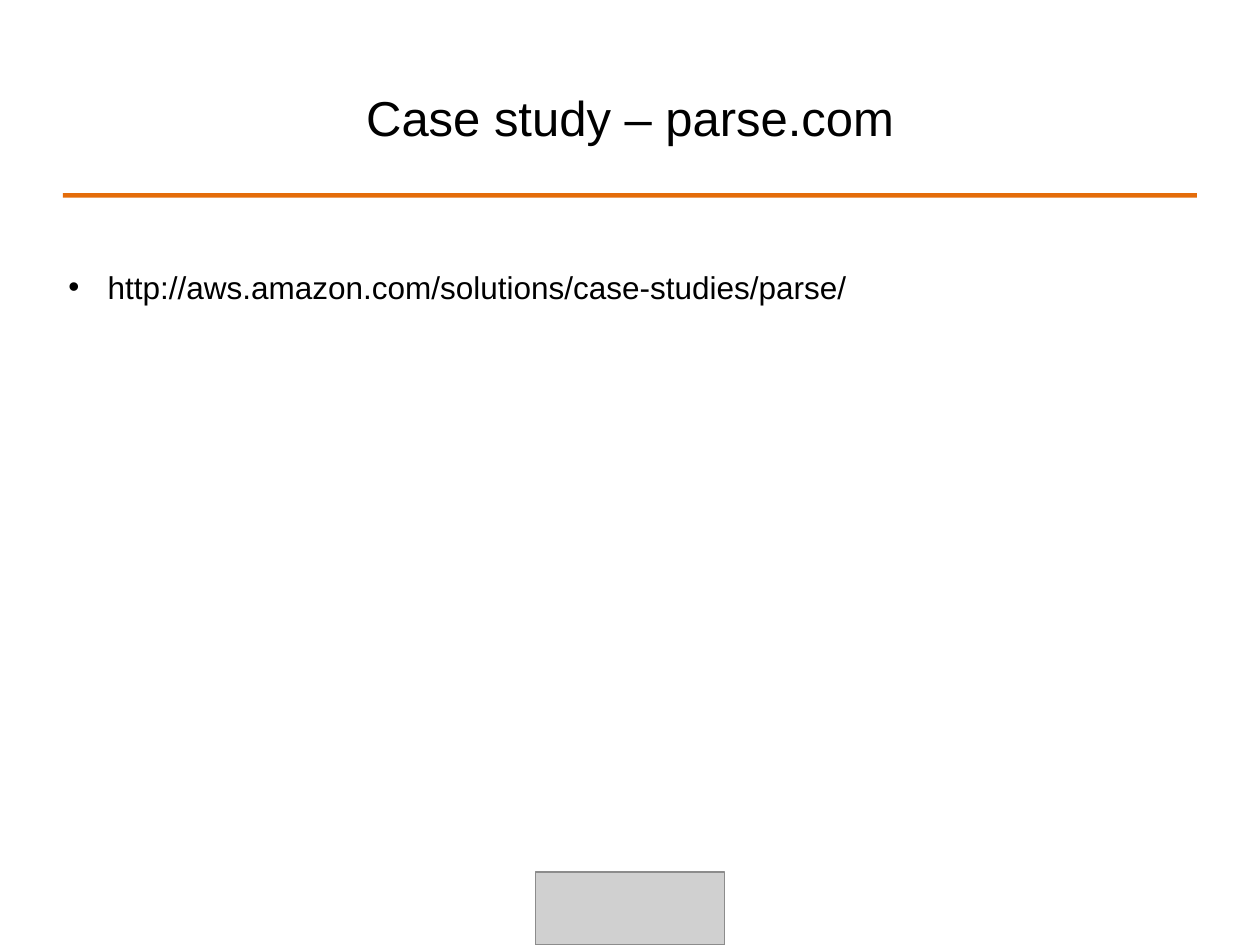
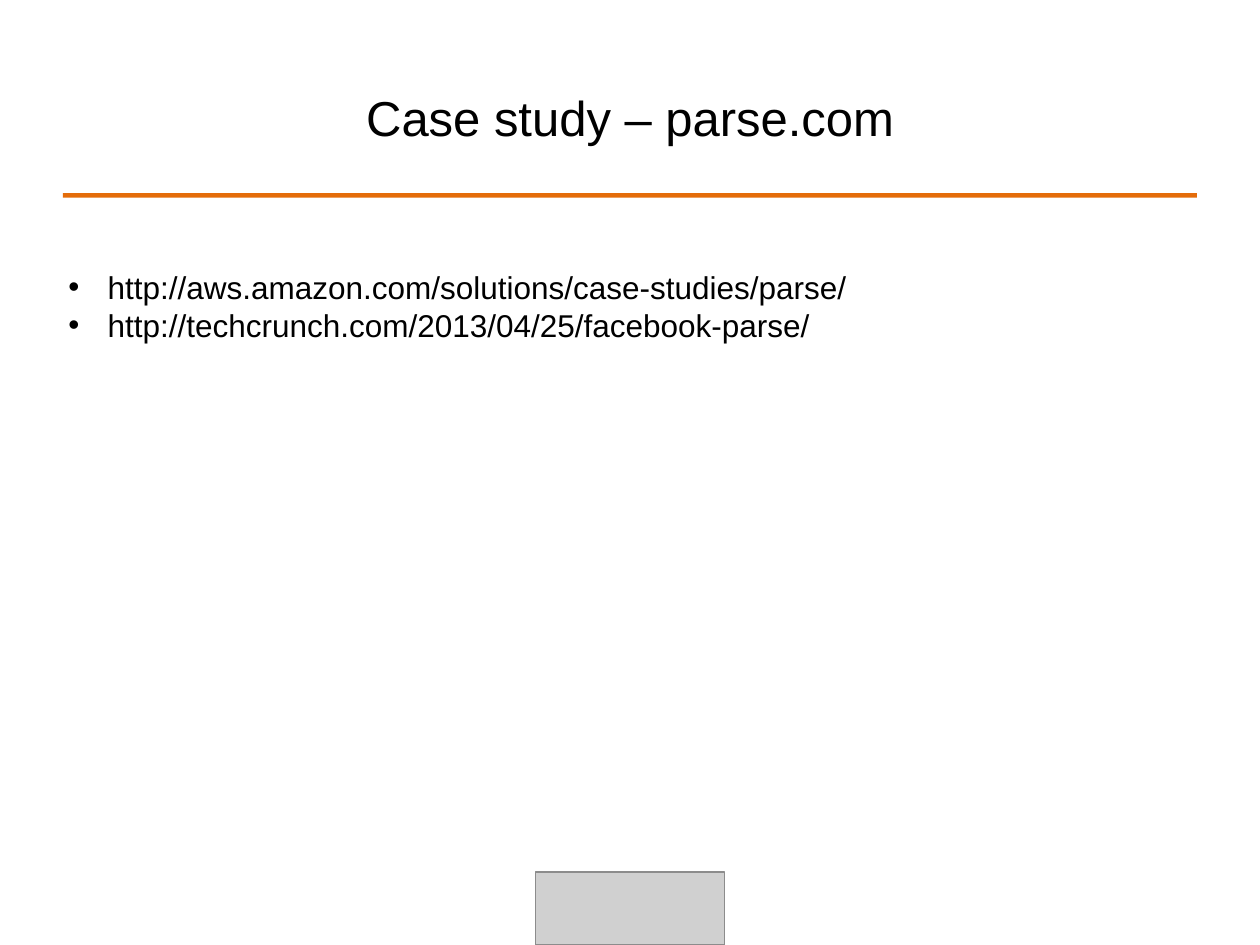
Before and after one commit to ALPHACamp/Camp-3-iOS-Dev, a slide deck: slide 37 of Class presentation/Week1 - Shyne/10-08-2014.ppt (slide 24 before the commit). Drawn at 1260x945 pixels with LibreOffice and Linux fonts; fonts in the diff are those of the drawing; grey boxes stand for pictures. Boxes give left, top, right and bottom in pixels: in the first picture for what was removed or moved away, otherwise in the second. Text is boxed around its words. In the diff, an @@ line names an element or a change of style, - is before the commit and + after.

```diff
--- a/Class presentation/Week1 - Shyne/10-08-2014.ppt
+++ b/Class presentation/Week1 - Shyne/10-08-2014.ppt
@@ text at bbox=[108, 314, 810, 343]: paragraph added @@
+• http://techcrunch.com/2013/04/25/facebook-parse/
```
Also in this commit, not shown: 6 other slides changed, 14 slides added, 1 slide removed, 2 other files.
